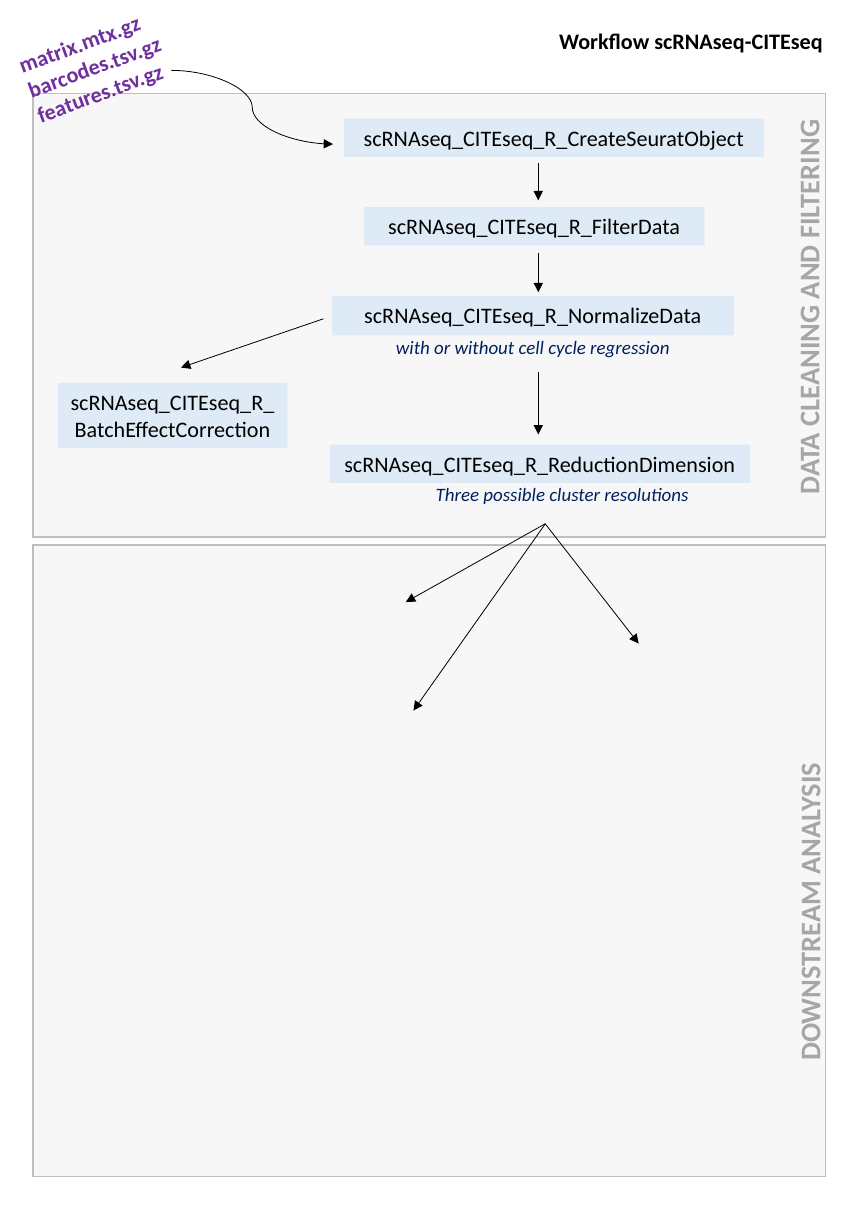
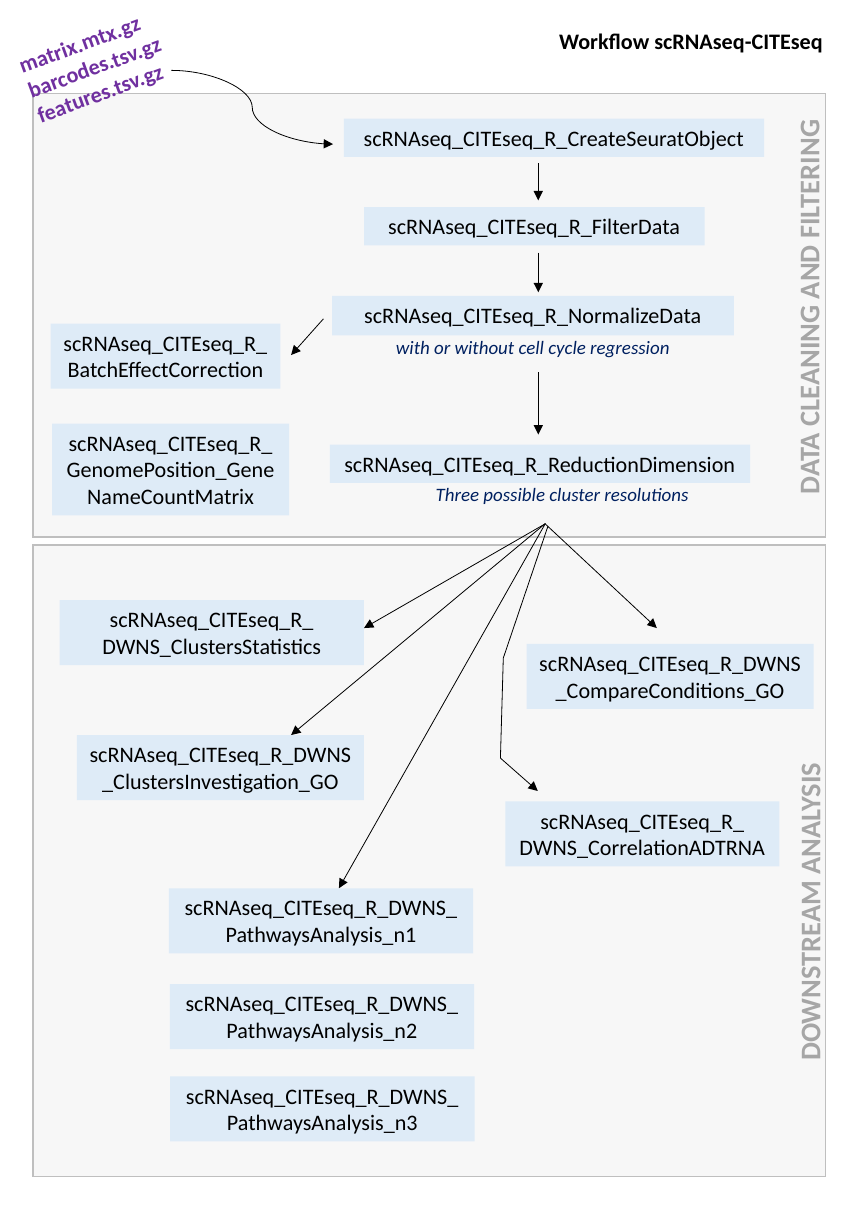
Before and after one commit to LaetitiaRacine/Git_Differentiation_Metabolism, a slide deck: slide 2 of README_workflow.pptx. Drawn at 853x1232 pixels with LibreOffice and Linux fonts; fonts in the diff are those of the drawing. Boxes give left, top, right and bottom in pixels: in the first picture for what was removed or moved away, otherwise in the second. Text is boxed around its words. In the diff, an @@ line names an element or a change of style, - is before the commit and + after.

Commit message:
FULL ANALYSIS - scRNAseq_CITEseq functional - 20/03/23
All scripts tested and functional.
src1 and src2 files to launch scripts of preprocessing or downstream analysis. src all to launch the global analysis by night.

```diff
--- a/README_workflow.pptx
+++ b/README_workflow.pptx
@@ rectangle "scRNAseq_CITEseq_R_": place and size @@
-rectangle "scRNAseq_CITEseq_R_" at [58,383,288,448]
+rectangle "scRNAseq_CITEseq_R_" at [51,324,281,389]
@@ arrow moved from (323, 318) - (181, 367) to (323, 318) - (291, 355) @@
@@ rectangle added at [52,424,289,516], fill #DEEBF7, 14 pt, text #000000 @@
+scRNAseq_CITEseq_R_GenomePosition_GeneNameCountMatrix
@@ arrow moved from (546, 524) - (414, 711) to (546, 523) - (291, 735) @@
@@ arrow added from (546, 523) to (339, 888), #000000 0.5 pt @@
@@ arrow moved from (546, 524) - (406, 602) to (546, 524) - (364, 628) @@
@@ freeform shape added at [500,527,548,792], outline #000000 0.5 pt @@
@@ arrow moved from (546, 524) - (639, 644) to (546, 524) - (657, 628) @@
@@ rectangle added at [59,601,364,665], fill #DEEBF7, 14 pt, text #000000 @@
+scRNAseq_CITEseq_R_
+DWNS_ClustersStatistics
@@ rectangle added at [527,644,813,709], fill #DEEBF7, 14 pt, text #000000 @@
+scRNAseq_CITEseq_R_DWNS_CompareConditions_GO
@@ rectangle added at [77,735,364,800], fill #DEEBF7, 14 pt, text #000000 @@
+scRNAseq_CITEseq_R_DWNS_ClustersInvestigation_GO
@@ rectangle added at [505,802,779,867], fill #DEEBF7, 14 pt, text #000000 @@
+scRNAseq_CITEseq_R_
+DWNS_CorrelationADTRNA
@@ rectangle added at [168,888,473,953], fill #DEEBF7, 14 pt, text #000000 @@
+scRNAseq_CITEseq_R_DWNS_
+PathwaysAnalysis_n1
@@ rectangle added at [169,984,474,1049], fill #DEEBF7, 14 pt, text #000000 @@
+scRNAseq_CITEseq_R_DWNS_
+PathwaysAnalysis_n2
@@ rectangle added at [171,1076,475,1141], fill #DEEBF7, 14 pt, text #000000 @@
+scRNAseq_CITEseq_R_DWNS_
+PathwaysAnalysis_n3
```
Also in this commit, not shown: 19 other files.
